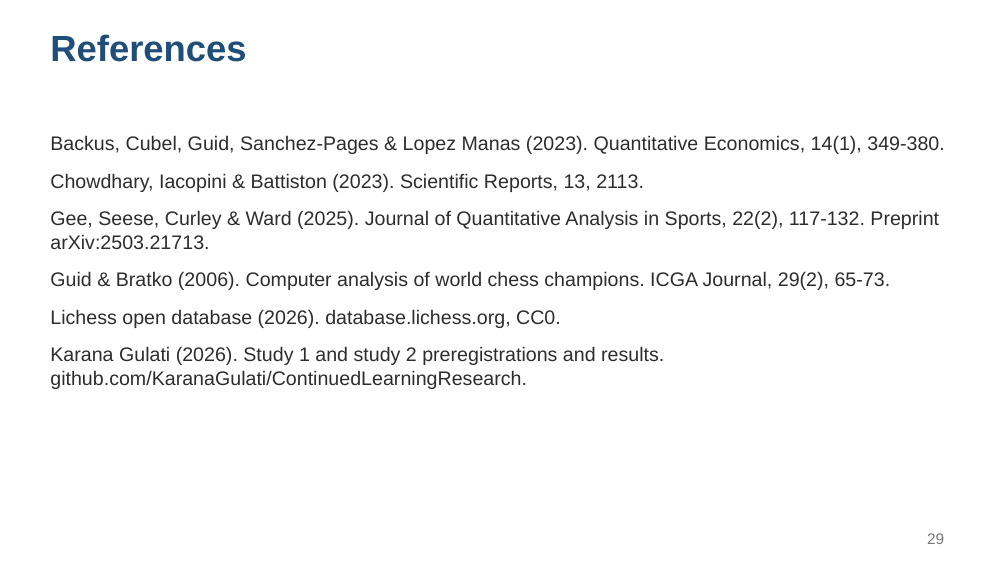
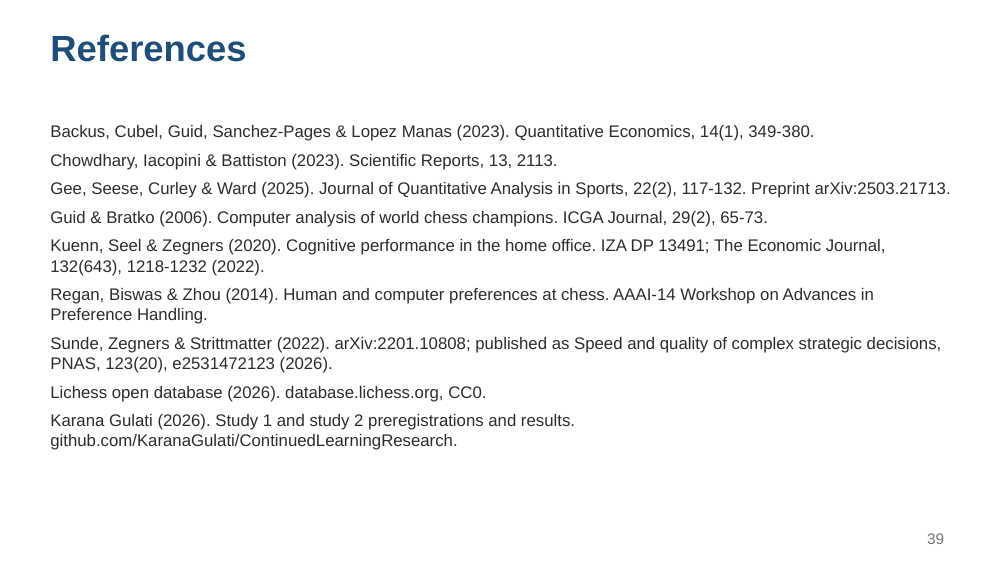
Before and after one commit to KaranaGulati/ContinuedLearningResearch, a slide deck: slide 39 of slides/study2-final.pptx (slide 29 before the commit). Drawn at 1008x567 pixels with LibreOffice and Linux fonts; fonts in the diff are those of the drawing. Boxes give left, top, right and bottom in pixels: in the first picture for what was removed or moved away, otherwise in the second. Text is boxed around its words. In the diff, an @@ line names an element or a change of style, - is before the commit and + after.

```diff
--- a/slides/study2-final.pptx
+++ b/slides/study2-final.pptx
@@ text at box(50, 125, 951, 450): size 14 to 12 pt in "Backus, Cubel, Guid, Sanchez-Pages & Lopez Manas ...", "Chowdhary, Iacopini & Battiston (2023). Scientific Reports, ...", "Gee, Seese, Curley & Ward (2025). Journal ...", "Guid & Bratko (2006). Computer analysis of ..." and 2 more places; less space between paragraphs @@
@@ text "Backus, Cubel, Guid, Sanchez-Pages & ...": place and size @@
-text "Backus, Cubel, Guid, Sanchez-Pages & ..." at box(50, 135, 944, 389)
+text "Backus, Cubel, Guid, Sanchez-Pages & ..." at box(50, 125, 951, 450)
@@ text at box(50, 239, 942, 373): paragraphs added @@
+Kuenn, Seel & Zegners (2020). Cognitive performance in the home office. IZA DP 13491; The Economic Journal, 132(643), 1218-1232 (2022).
+Regan, Biswas & Zhou (2014). Human and computer preferences at chess. AAAI-14 Workshop on Advances in Preference Handling.
+Sunde, Zegners & Strittmatter (2022). arXiv:2201.10808; published as Speed and quality of complex strategic decisions, PNAS, 123(20), e2531472123 (2026).
@@ page number at box(927, 533, 944, 544): text changed @@
-29
+39
```
Also in this commit, not shown: 5 other slides changed, 10 slides added, 2 other files.
